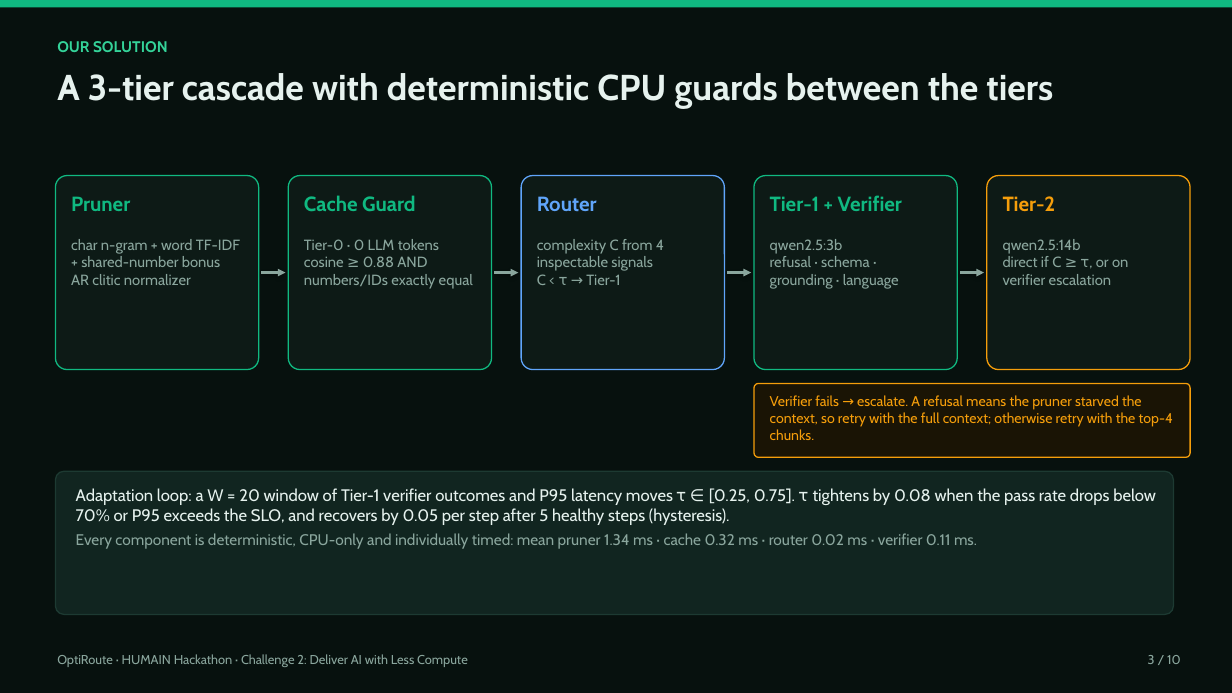
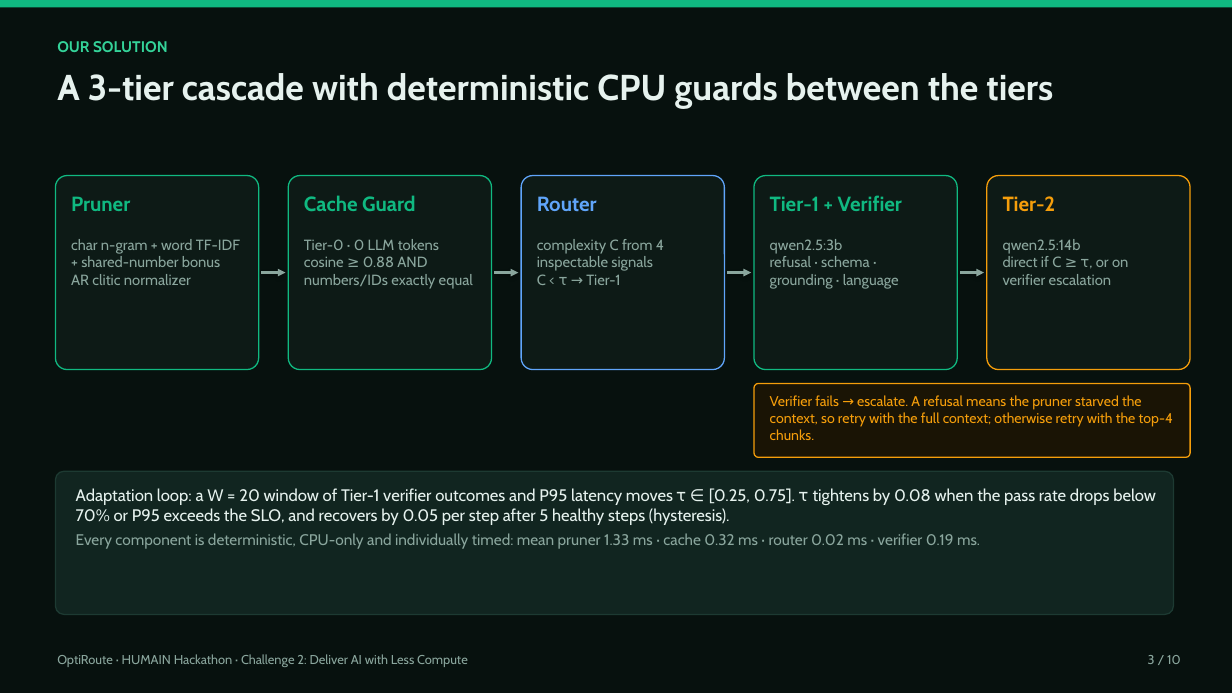
Before and after one commit to nawafalduaij/optiroute, a slide deck: slide 3 of deliverables/OptiRoute_Presentation.pptx. Drawn at 1232x693 pixels with LibreOffice and Linux fonts; fonts in the diff are those of the drawing. Boxes give left, top, right and bottom in pixels: in the first picture for what was removed or moved away, otherwise in the second. Text is boxed around its words. In the diff, an @@ line names an element or a change of style, - is before the commit and + after.

Commit message:
Fix boilerplate filter and cache gating found in code review
- Boilerplate filter no longer deletes paragraphs that merely contain the
  word "confidential"; Arabic footer phrases now match after normalization
- Tier-2 answers enter the cache only if they pass the runtime checks
- --record replaces records whose prompt changed
- CPU overhead now includes all pruner work
- Re-record the 6 affected prompts per recording; regenerate results and deck

Accuracy is unchanged on every model pair. False cache hits without the
entity guard go from 3/6 to 1/6; see the README disclosure.

```diff
--- a/deliverables/OptiRoute_Presentation.pptx
+++ b/deliverables/OptiRoute_Presentation.pptx
@@ text at (x1=76, y1=533, x2=980, y2=549): text changed @@
-Every component is deterministic, CPU-only and individually timed: mean pruner 1.34 ms · cache 0.32 ms · router 0.02 ms · verifier 0.11 ms.
+Every component is deterministic, CPU-only and individually timed: mean pruner 1.33 ms · cache 0.32 ms · router 0.02 ms · verifier 0.19 ms.
```
Also in this commit, not shown: 6 other slides changed, 25 other files.
